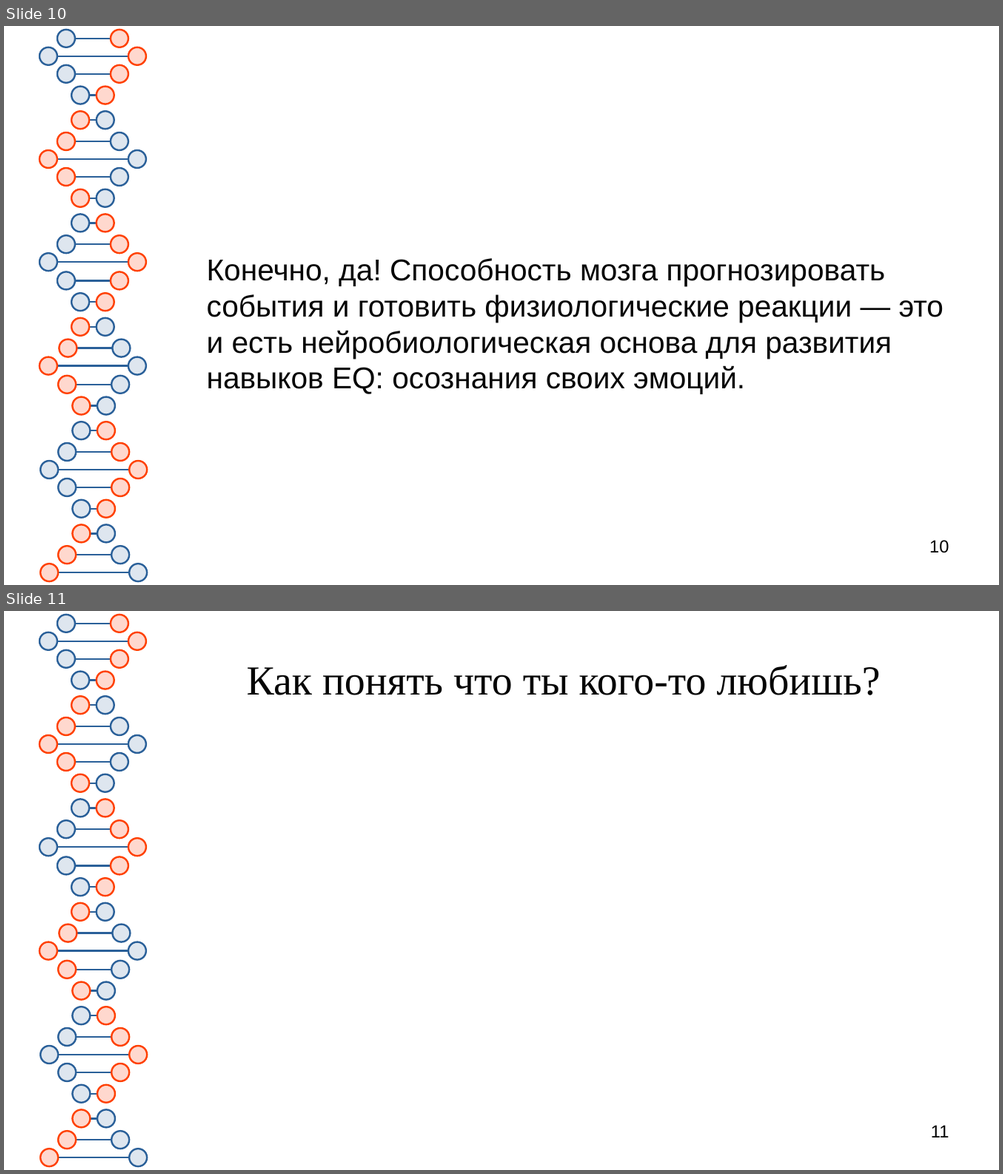
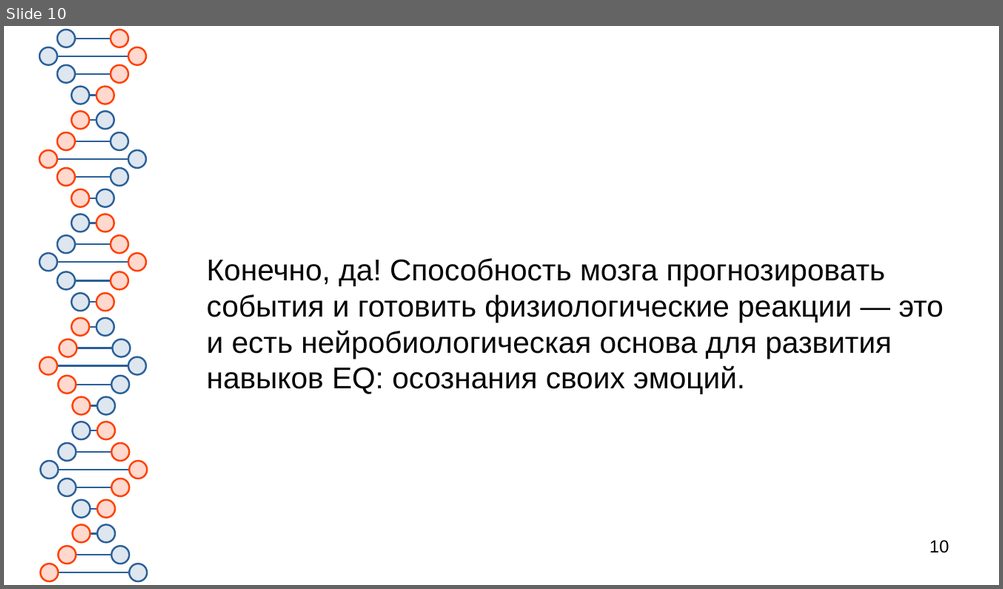
Before and after one commit to Chularev/articles, a slide deck: Psychology/5. Эмоциональный интеллект/Эмоциональный интеллект.odp. Shown one above the other, each under a label of ours: slides 10 and 11 before the commit, slide 10 after it. The pictures are 1003x1174 and 1003x589 pixels, drawn with LibreOffice and Linux fonts; fonts in the diff are those of the drawing. Boxes give left, top, right and bottom in pixels: in the first picture for what was removed or moved away, otherwise in the second. Text is boxed around its words. In the diff, an @@ line names an element or a change of style, - is before the commit and + after.

```diff
--- a/Psychology/5. Эмоциональный интеллект/Эмоциональный интеллект.odp
+++ b/Psychology/5. Эмоциональный интеллект/Эмоциональный интеллект.odp
@@ slide 11 removed at [4, 611, 999, 1170], background #FFFFFF; not listed: 81 template elements that a slide beside it also shows @@
@@ title removed at [247, 665, 880, 695] @@
-Как понять что ты кого-то любишь?
@@ page number removed at [930, 1125, 949, 1138] @@
-11
```
Also in this commit, not shown: 1 slide added.
